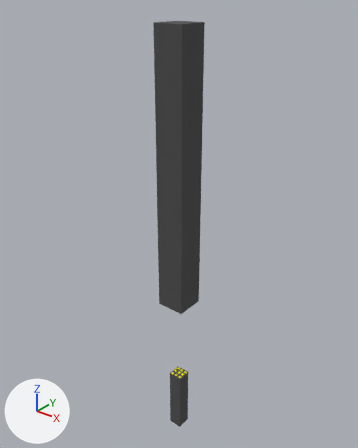
What one commit did to the Blender file blender_models/Machines/Box Mold.blend.
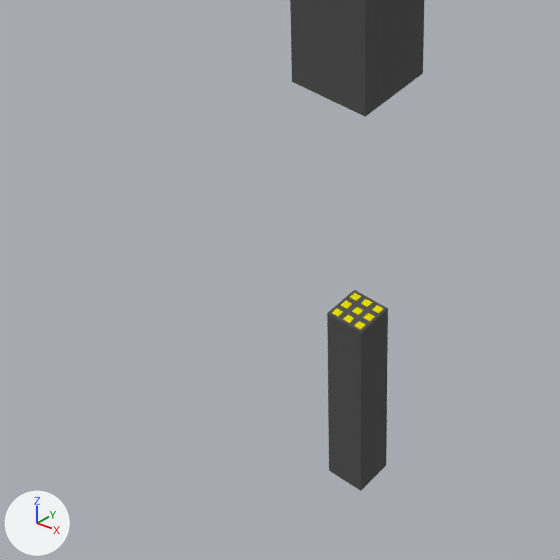
Old and new are each drawn whole from a 50 mm camera at (3.67, -4.6, 6.39) aimed at (-0.13, 0.16, 3.44) and again close up on the part from 20% to 67% of the width and 62% to 100% of the height. The axes (+X, +Y, +Z) are drawn at lower left. The lights are the same throughout.

The older version as bpy lines, for what is in view:
```python
ob_base = bpy.data.objects.new('Base', me_cube)
ob_base.location = (0.0, 0.0, 0.5)
ob_p_000 = bpy.data.objects.new('P.000', me_cube_045)
ob_p_000.parent = ob_pieces
ob_p_000.location = (-0.1, -0.1, 1.0)
ob_p_001 = bpy.data.objects.new('P.001', me_cube_045)
ob_p_001.parent = ob_pieces
ob_p_001.location = (-0.0333, -0.1, 1.0)
ob_p_002 = bpy.data.objects.new('P.002', me_cube_045)
ob_p_002.parent = ob_pieces
ob_p_002.location = (0.0333, -0.1, 1.0)
ob_p_005 = bpy.data.objects.new('P.005', me_cube_045)
ob_p_005.parent = ob_pieces
ob_p_005.location = (0.0333, -0.0333, 1.0)
ob_p_008 = bpy.data.objects.new('P.008', me_cube_045)
ob_p_008.parent = ob_pieces
ob_p_008.location = (0.0333, 0.0333, 1.0)
ob_p_009 = bpy.data.objects.new('P.009', me_cube_045)
ob_p_009.parent = ob_pieces
ob_p_009.location = (-0.1, -0.1, 1.067)
ob_p_010 = bpy.data.objects.new('P.010', me_cube_045)
ob_p_010.parent = ob_pieces
ob_p_010.location = (-0.0333, -0.1, 1.067)
ob_p_011 = bpy.data.objects.new('P.011', me_cube_045)
ob_p_011.parent = ob_pieces
ob_p_011.location = (0.0333, -0.1, 1.067)
```
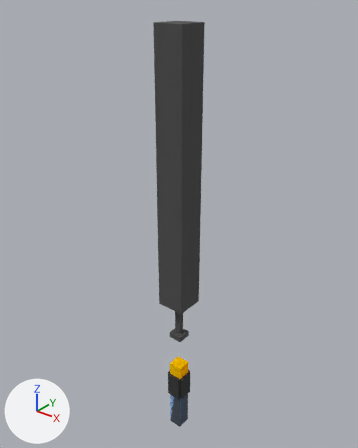
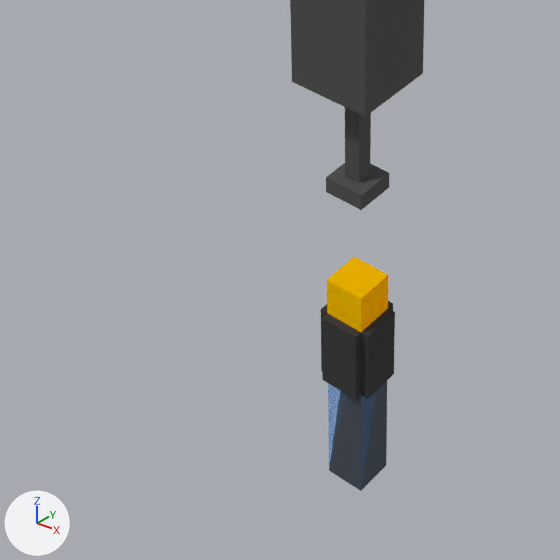
Location of each change, (x1, y1, x2, y2) in pixels of the close-ups (560 x 560 px):
'Piston', shown
    after: (326, 107, 389, 210)
'D1', shown (black)
    after: (322, 313, 361, 400)
'D0', shown (black)
    after: (361, 309, 395, 399)
'IN', shown
    after: (327, 257, 388, 332)
'Solid', shown
    after: (328, 383, 375, 475)
'P.020', shown
    after: (350, 292, 370, 310)
'P.011', shown
    after: (350, 303, 370, 321)
'P.002', shown
    after: (350, 314, 370, 332)
'D2', shown
    after: (321, 304, 327, 371)
'P.010', shown
    after: (338, 298, 350, 314)
'P.019', shown
    after: (338, 286, 350, 303)
'P.000', shown
    after: (327, 302, 338, 318)
'P.001', shown
    after: (338, 309, 350, 326)
'P.018', shown
    after: (327, 280, 338, 297)
'P.009', shown
    after: (327, 292, 338, 308)
'P.008', shown
    after: (379, 298, 388, 316)
'P.014', shown
    after: (370, 296, 379, 313)
'P.026', shown
    after: (379, 277, 388, 293)
'P.017', shown
    after: (379, 288, 388, 304)
'D3', shown
    after: (388, 301, 393, 311)
'P.023', shown
    after: (370, 284, 379, 302)
'P.005', shown
    after: (370, 306, 379, 324)

Edits to the bpy script that builds the scene:
```text
Change ob_p_000:
    remove ob_p_000.hide_set(True)
Change ob_p_001:
    remove ob_p_001.hide_set(True)
Change ob_p_002:
    remove ob_p_002.hide_set(True)
Change ob_p_005:
    remove ob_p_005.hide_set(True)
Change ob_p_008:
    remove ob_p_008.hide_set(True)
Change ob_p_009:
    remove ob_p_009.hide_set(True)
Change ob_p_010:
    remove ob_p_010.hide_set(True)
Change ob_p_011:
    remove ob_p_011.hide_set(True)
Change ob_p_014:
    remove ob_p_014.hide_set(True)
Change ob_p_017:
    remove ob_p_017.hide_set(True)
Change ob_p_018:
    remove ob_p_018.hide_set(True)
Change ob_p_019:
    remove ob_p_019.hide_set(True)
Change ob_p_020:
    remove ob_p_020.hide_set(True)
Change ob_p_023:
    remove ob_p_023.hide_set(True)
Change ob_p_026:
    remove ob_p_026.hide_set(True)
Change ob_d0:
    remove ob_d0.hide_set(True)
Change ob_d1:
    remove ob_d1.hide_set(True)
Change ob_d2:
    remove ob_d2.hide_set(True)
Change ob_d3:
    remove ob_d3.hide_set(True)
Change ob_piston:
    remove ob_piston.hide_set(True)
Change ob_in:
    remove ob_in.hide_set(True)
Change ob_solid:
    remove ob_solid.hide_set(True)
```
